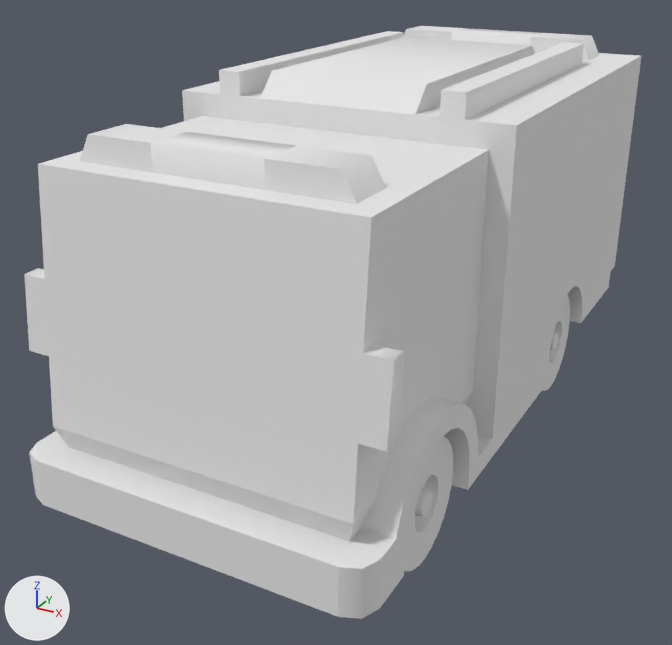
Two versions of the OBJ model Assets/Assets/kenney_car-kit/Models/OBJ format/firetruck.obj, one commit apart.
Before and after are seen from a 50 mm lens placed at (1.8, -3.66, 2.3), pointed at (-0.12, -0.17, 0.55). Lighting does not change. The marker at lower left points along +X, +Y and +Z. The older version comes first. Where no turn or scale is listed for an object, it has been applied to the vertices.

Script lines for the objects in view, before the commit:
```python
mat_cartire = principled_material('carTire')
mat_cartire.base_color = (0.8, 0.8, 0.8)  # white #e7e7e7
mat_cartire.roughness = 1.0
mat_lightblue = principled_material('lightBlue')
mat_lightblue.base_color = (0.8, 0.8, 0.8)  # white #e7e7e7
mat_lightblue.roughness = 1.0
mat_lightfront = principled_material('lightFront')
mat_lightfront.base_color = (0.8, 0.8, 0.8)  # white #e7e7e7
mat_lightfront.roughness = 1.0
mat_paintred = principled_material('paintRed')
mat_paintred.base_color = (0.8, 0.8, 0.8)  # white #e7e7e7
mat_paintred.roughness = 1.0
mat_plastic = principled_material('plastic')
mat_plastic.base_color = (0.8, 0.8, 0.8)  # white #e7e7e7
mat_plastic.roughness = 1.0
me_firetruck = bpy.data.meshes.new('firetruck')
me_firetruck.from_pydata(...)  # 1096 vertices, 2236 faces; spans x -0.75..0.75, y -1.55..1.65, z 0.0..1.7
# faces by material slot: [6, 188, 600, 820, 4, 6, 32, 580]
me_firetruck.materials.append(mat_lightback)  # white #e7e7e7
me_firetruck.materials.append(mat_paintred)  # white #e7e7e7
me_firetruck.materials.append(mat_plastic)  # white #e7e7e7
me_firetruck.materials.append(mat_cartire)  # white #e7e7e7
me_firetruck.materials.append(mat_lightfront)  # white #e7e7e7
me_firetruck.materials.append(mat_window)  # white #e7e7e7
me_firetruck.materials.append(mat_lightblue)  # white #e7e7e7
me_firetruck.materials.append(mat_defaultmat)  # white #e7e7e7
ob_firetruck = bpy.data.objects.new('firetruck', me_firetruck)
ob_firetruck.location = (0.0, 0.0, 0.0)
```
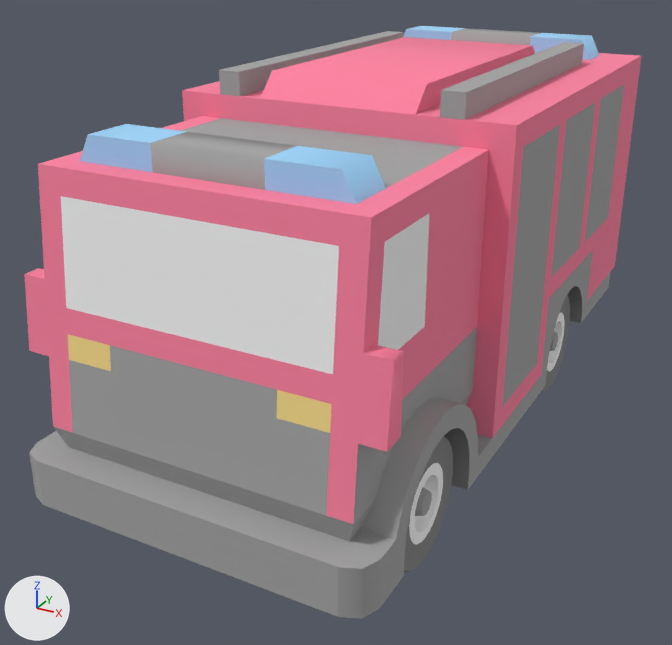
What the commit changed:
Material 'paintRed' (mat_paintred) changes colour from white #e7e7e7 to pink #ff83a2; in linear values from (0.8, 0.8, 0.8) to (1.0, 0.227, 0.36).
Material 'plastic' (mat_plastic) changes colour from white #e7e7e7 to grey #a5a5a5; in linear values from (0.8, 0.8, 0.8) to (0.376, 0.376, 0.376).
Material 'carTire' (mat_cartire) changes colour from white #e7e7e7 to grey #868686; in linear values from (0.8, 0.8, 0.8) to (0.239, 0.239, 0.239).
Material 'lightFront' (mat_lightfront) changes colour from white #e7e7e7 to yellow #fbdd8b; in linear values from (0.8, 0.8, 0.8) to (0.961, 0.725, 0.259).
Material 'lightBlue' (mat_lightblue) changes colour from white #e7e7e7 to blue #a1d9ff; in linear values from (0.8, 0.8, 0.8) to (0.357, 0.694, 1.0).

Pixel boxes [x1, y1, x2, y2] of what changed, in the pictures (672 x 645 px):
'firetruck', recoloured (darker): [24, 26, 641, 619] in both
